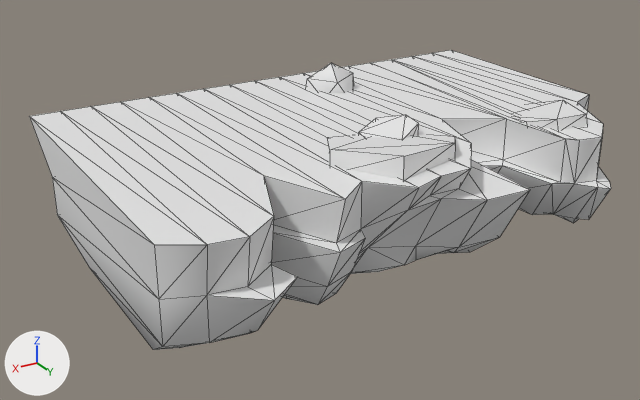
Renders of the glTF model assets/models/asteroid.glb from each side of a commit.
Before and after are seen from a 50 mm camera at (19.9, -5.5, 11.3) aimed at (3.3, -33.2, -2.6). The axes (+X, +Y, +Z) are drawn at lower left. The lights are the same throughout. Mesh edges are drawn as thin lines. Vertices at the same position are counted once.

Objects in the first picture: 'ast'.
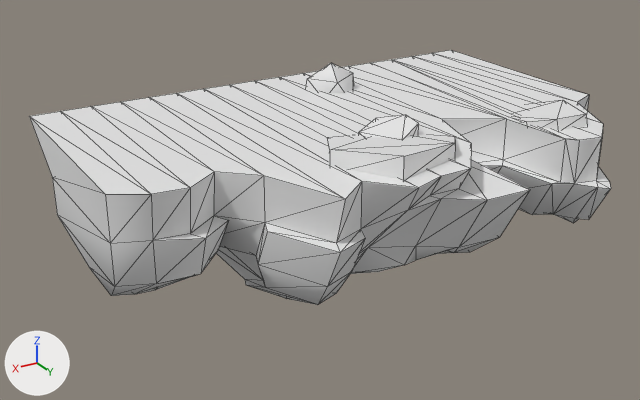
Boxes [x1, y1, x2, y2] around the edits, measured in the pictures (640 x 400 px):
'ast', reshaped (15% shorter)
    before: [29, 50, 611, 350]
    after: [29, 50, 611, 305]
part 1 of me_plane_001, cut back
    before: [29, 102, 297, 350]
    after: [29, 102, 265, 296]

Patch to the scene script:
```diff
--- a/assets/models/asteroid.glb.py
+++ b/assets/models/asteroid.glb.py
@@ me_plane_001 @@
 # used by ob_ast; location = (-0.01, -37.73, 0.47)
-me_plane_001.from_pydata(...)  # 234 vertices, 448 faces; spans x -8.8..12.5, y -2.7..12.7, z -5.6..1.1
+me_plane_001.from_pydata(...)  # 224 vertices, 385 faces; spans x -8.8..12.5, y -2.7..11.8, z -5.6..1.1
+# me_plane_001 part 1
+# 10 vertices are removed from x -1.3..11.2, y -0.1..1.1, z -4.6..-3.3
+# 63 faces are deleted
+# 16 vertices in x 8.4..12.5, y 6.8..11.8, z -5.3..0.0 move by (0.0, -4.2, 0.0)
+# 4 vertices move from x 8.4..11.0, y 8.3..12.7, z -5.3..-1.7 to x 8.4..11.0, y 4.0..7.9, z -5.3..-1.7
```
